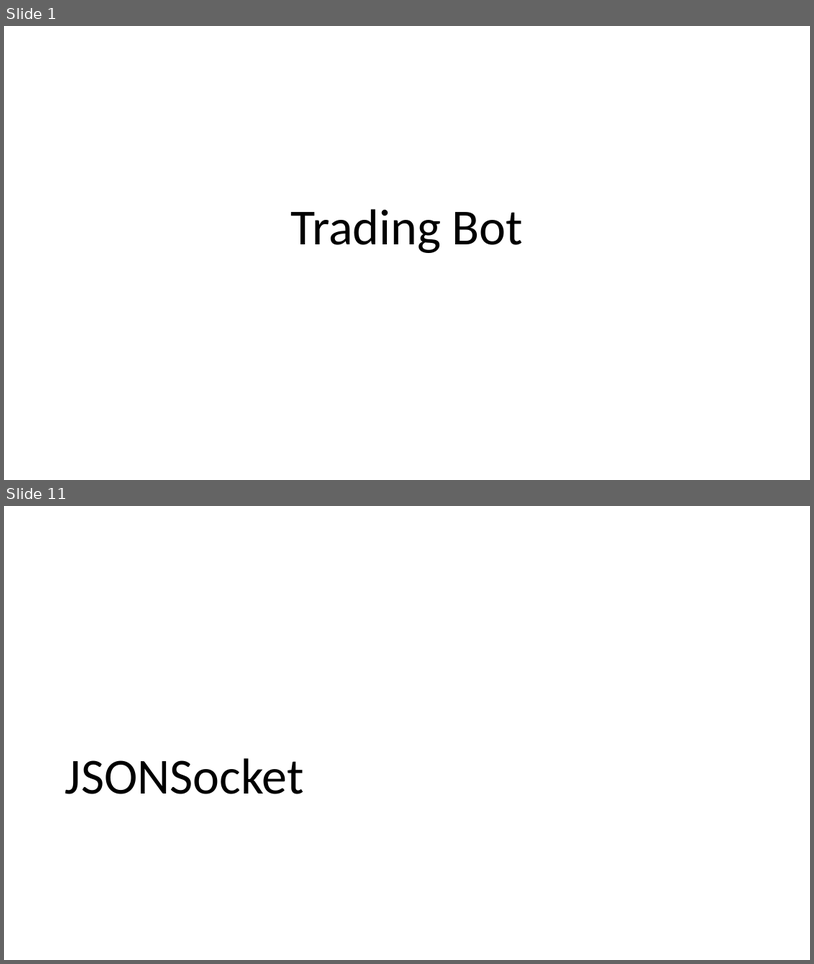
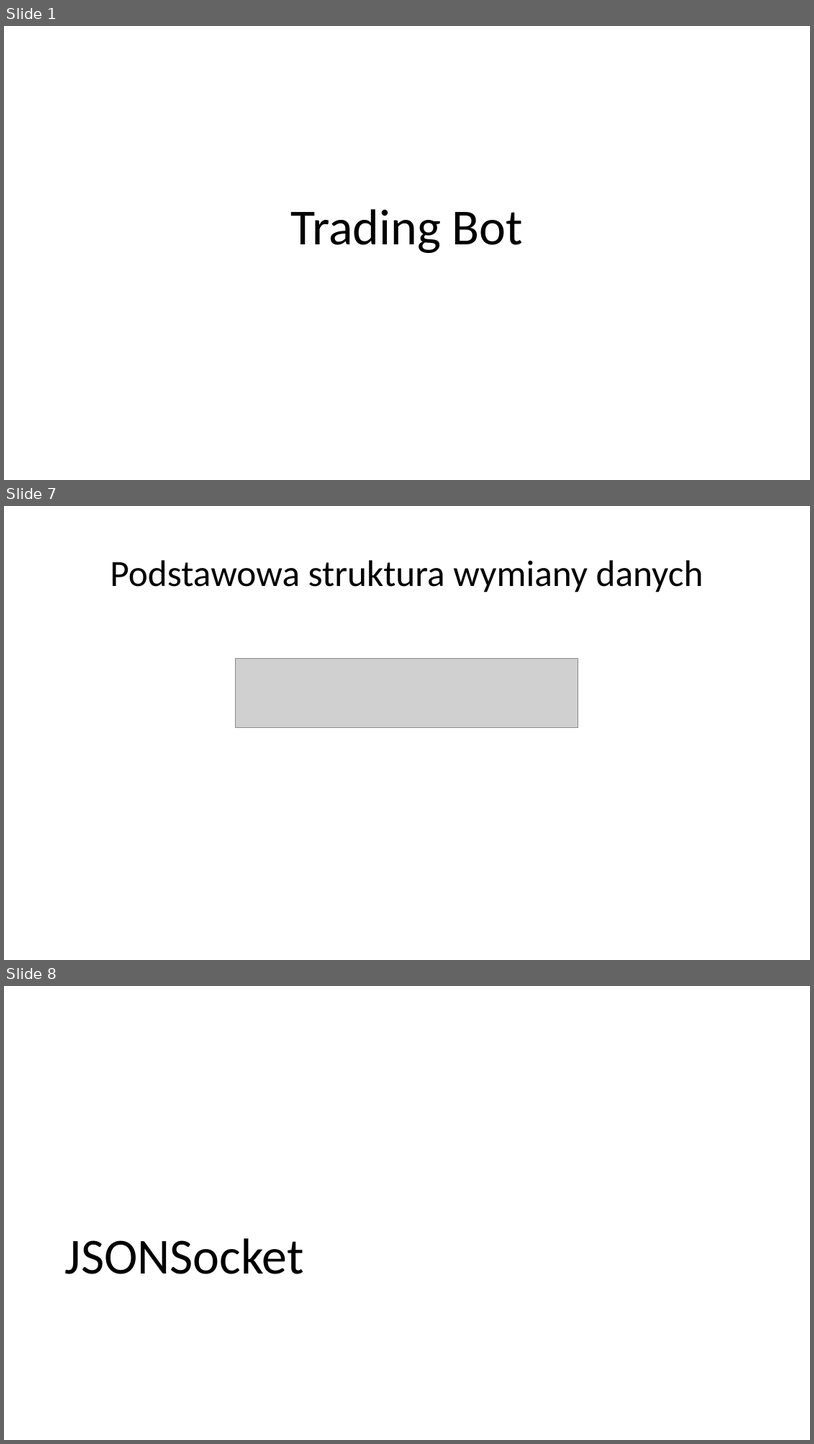
Before and after one commit to oskop123/Trading_Bot, a slide deck: presentation/JPWP.pptx. Shown one above the other, each under a label of ours: slides 1 and 11 before the commit, slides 1, 7 and 8 after it; the slides between them are not shown. The pictures are 814x964 and 814x1444 pixels, drawn with LibreOffice and Linux fonts; fonts in the diff are those of the drawing; grey boxes stand for pictures. Boxes give left, top, right and bottom in pixels: in the first picture for what was removed or moved away, otherwise in the second. Text is boxed around its words. In the diff, an @@ line names an element or a change of style, - is before the commit and + after.

```diff
--- a/presentation/JPWP.pptx
+++ b/presentation/JPWP.pptx
@@ slide 7 added at (x1=4, y1=506, x2=810, y2=960), background #FFFFFF @@
@@ title added at (x1=110, y1=560, x2=704, y2=592), 44 pt, text #000000 @@
+Podstawowa struktura wymiany danych
@@ picture added at (x1=236, y1=659, x2=579, y2=728) @@
@@ what was slide 11 is now slide 8 @@
```
Also in this commit, not shown: 3 slides changed, 11 other slides added, 18 slides removed.
